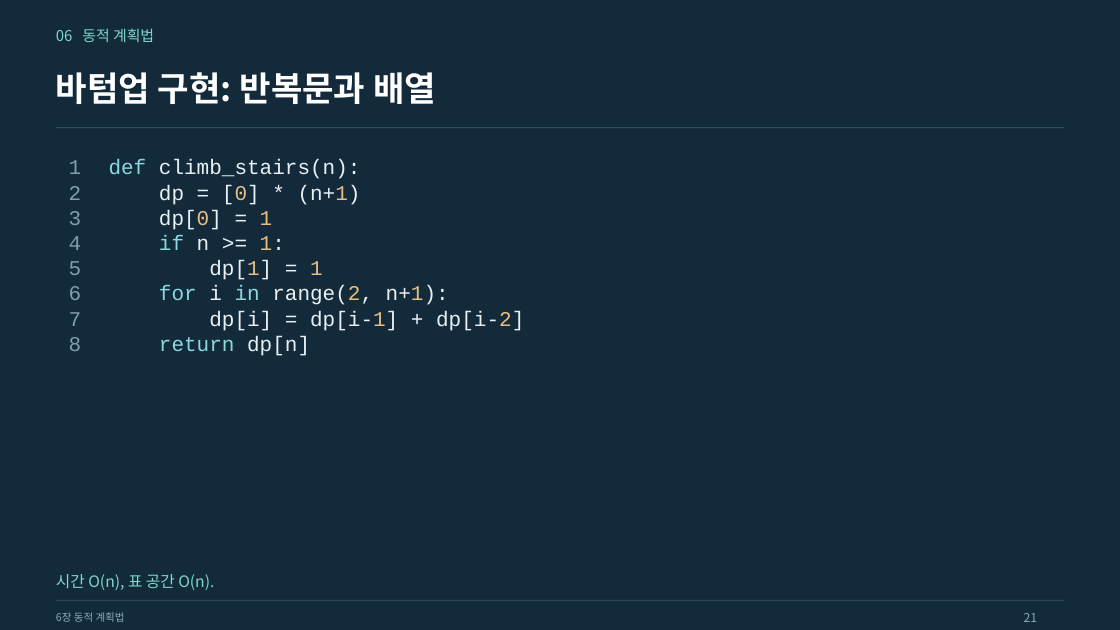
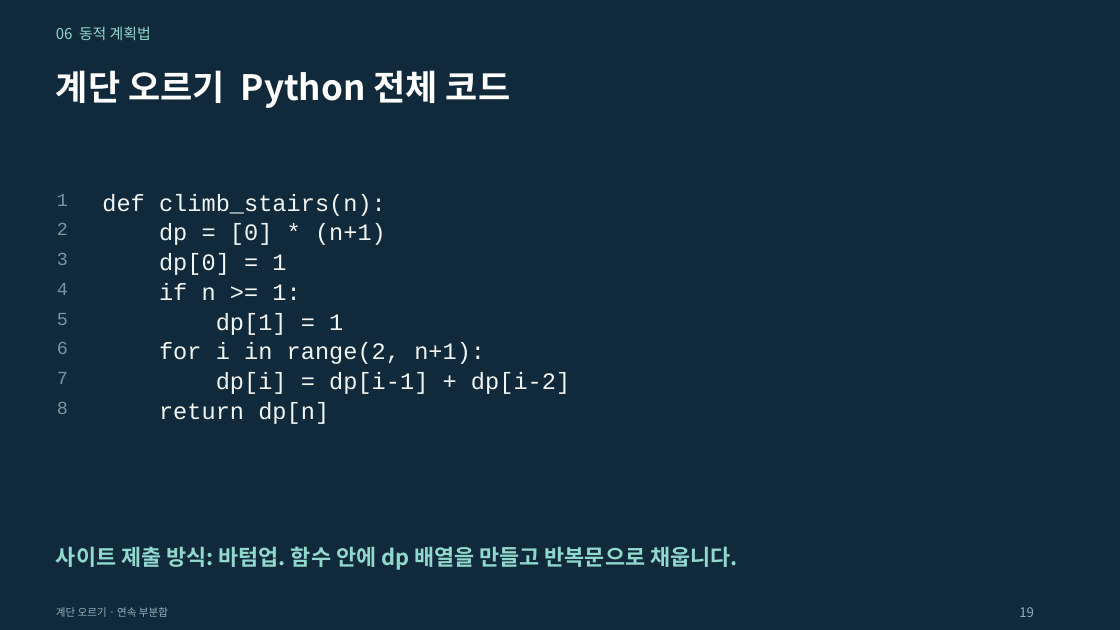
Before and after one commit to Sangdon-Park/Sangdon-Park.github.io, a slide deck: slide 19 of data/알고리즘/6장_동적_계획법.pptx (slide 21 before the commit). Drawn at 1120x630 pixels with LibreOffice and Linux fonts; fonts in the diff are those of the drawing. Boxes give left, top, right and bottom in pixels: in the first picture for what was removed or moved away, otherwise in the second. Text is boxed around its words. In the diff, an @@ line names an element or a change of style, - is before the commit and + after.

```diff
--- a/data/알고리즘/6장_동적_계획법.pptx
+++ b/data/알고리즘/6장_동적_계획법.pptx
@@ background #132A3B to #102A3B @@
@@ text "06 동적 계획법" at (x1=56, y1=26, x2=151, y2=40): text colour #7CD7CC to #8ED7CE; line spacing 1.12 to 1.1 @@
@@ text removed at (x1=56, y1=72, x2=436, y2=104) @@
-바텀업 구현: 반복문과 배열
@@ text added at (x1=56, y1=70, x2=510, y2=108), 30 pt, text #FFFFFF, bold @@
+계단 오르기 Python 전체 코드
@@ line removed from (56, 128) to (1065, 128) @@
@@ text removed at (x1=69, y1=160, x2=82, y2=351) @@
-1
-2
-3
-4
-5
-6
-7
-8
@@ text at (x1=109, y1=160, x2=449, y2=305): paragraphs removed @@
-def climb_stairs(n):
-dp = [0] * (n+1)
-dp[0] = 1
-if n >= 1:
-dp[1] = 1
-for i in range(2, n+1):
@@ text added at (x1=57, y1=194, x2=68, y2=206), 15.8 pt, text #7795A3 @@
+1
@@ text added at (x1=102, y1=194, x2=386, y2=216), 20.2 pt, text #F1F6F7 @@
+def climb_stairs(n):
@@ text added at (x1=57, y1=223, x2=68, y2=235), 15.8 pt, text #7795A3 @@
+2
@@ text added at (x1=159, y1=223, x2=386, y2=245), 20.2 pt, text #F1F6F7 @@
+dp = [0] * (n+1)
@@ text added at (x1=57, y1=253, x2=68, y2=265), 15.8 pt, text #7795A3 @@
+3
@@ text added at (x1=159, y1=253, x2=286, y2=275), 20.2 pt, text #F1F6F7 @@
+dp[0] = 1
@@ text added at (x1=57, y1=283, x2=68, y2=295), 15.8 pt, text #7795A3 @@
+4
@@ text added at (x1=159, y1=283, x2=300, y2=300), 20.2 pt, text #F1F6F7 @@
+if n >= 1:
@@ text added at (x1=57, y1=313, x2=68, y2=325), 15.8 pt, text #7795A3 @@
+5
@@ text added at (x1=216, y1=313, x2=343, y2=335), 20.2 pt, text #F1F6F7 @@
+dp[1] = 1
@@ text added at (x1=57, y1=342, x2=68, y2=354), 15.8 pt, text #7795A3 @@
+6
@@ text at (x1=159, y1=336, x2=310, y2=356): paragraph removed @@
-return dp[n]
@@ text added at (x1=159, y1=342, x2=485, y2=364), 20.2 pt, text #F1F6F7 @@
+for i in range(2, n+1):
@@ text added at (x1=57, y1=372, x2=68, y2=384), 15.8 pt, text #7795A3 @@
+7
@@ text "dp[i] = dp[i-1] + dp[i-2]" moved from (x1=109, y1=160, x2=524, y2=356) to (x1=216, y1=372, x2=570, y2=394) @@
@@ text "dp[i] = dp[i-1] + dp[i-2]" at (x1=216, y1=372, x2=570, y2=394): size 18 to 20.2 pt, text colour #E8F0F4 to #F1F6F7; text colour #E9BE85 to #F1F6F7 in "dp[i-1] dp[i-2]"; line spacing 1 to 1.1 @@
@@ text added at (x1=57, y1=402, x2=68, y2=414), 15.8 pt, text #7795A3 @@
+8
@@ text added at (x1=159, y1=402, x2=329, y2=424), 20.2 pt, text #F1F6F7 @@
+return dp[n]
@@ text added at (x1=56, y1=546, x2=737, y2=570), 18.8 pt, text #91D8CE, bold @@
+사이트 제출 방식: 바텀업. 함수 안에 dp 배열을 만들고 반복문으로 채웁니다.
@@ text removed at (x1=56, y1=574, x2=214, y2=590) @@
-시간 O(n), 표 공간 O(n).
@@ line removed from (56, 601) to (1065, 601) @@
@@ text removed at (x1=56, y1=612, x2=125, y2=622) @@
-6장 동적 계획법
@@ text added at (x1=56, y1=607, x2=168, y2=617), 9 pt, text #94B0BD @@
+계단 오르기 · 연속 부분합
@@ text added at (x1=1019, y1=607, x2=1034, y2=617), 11.2 pt, text #94B0BD @@
+19
@@ text removed at (x1=1024, y1=613, x2=1038, y2=622) @@
-21
```
Also in this commit, not shown: 9 other slides changed, 49 slides added, 35 slides removed, 12 other files.
